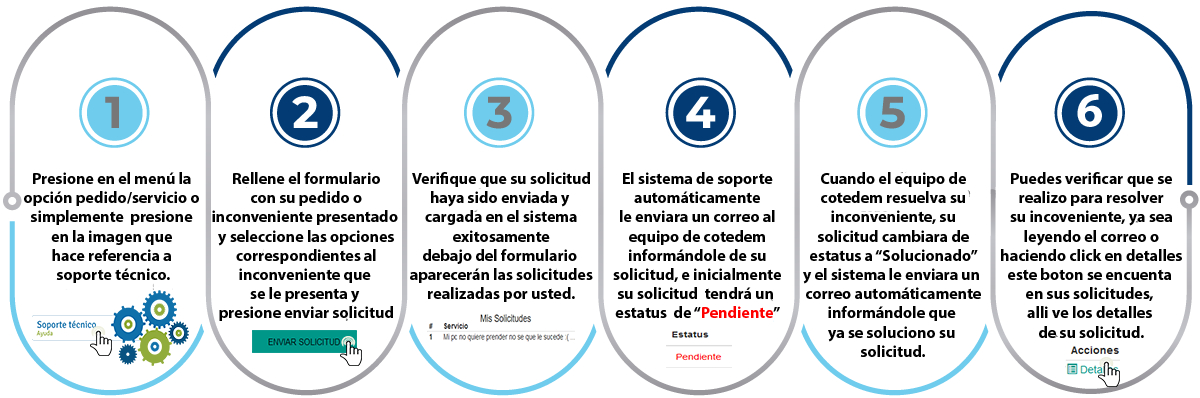
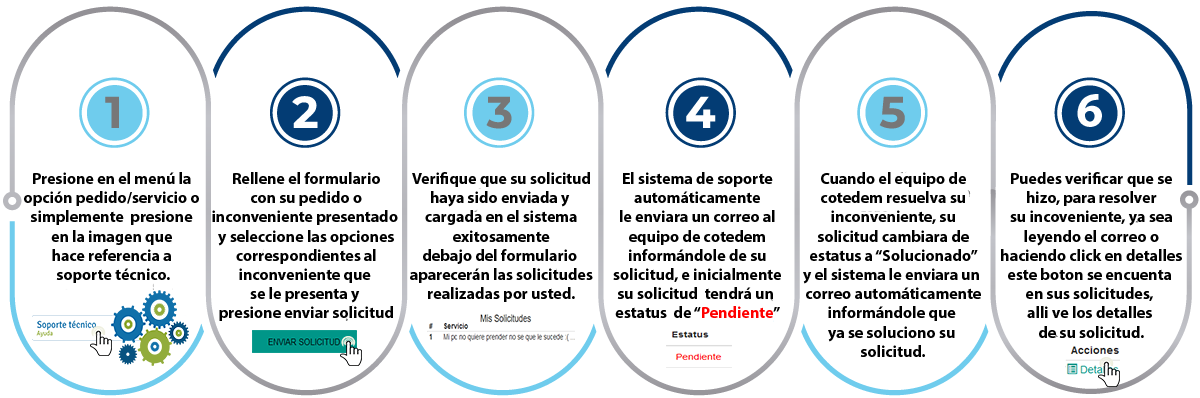
Layers edited between the first and the second (1200, 398) image:
renamed "Puedes verificar que se realizo para resolver su incoveniente," to "Puedes verificar que se hizo, para resolver su incoveniente, ya", painted on it over <box>1019,191,1164,206</box>
